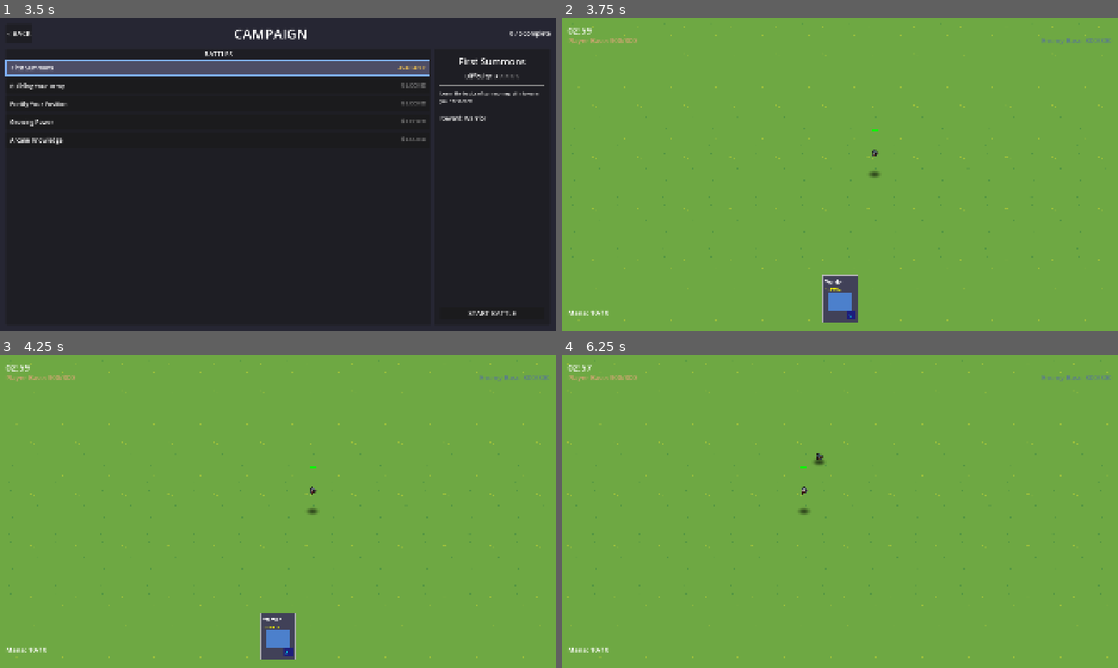
Above: before the commit, frames 1-4 (two rows, left to right).
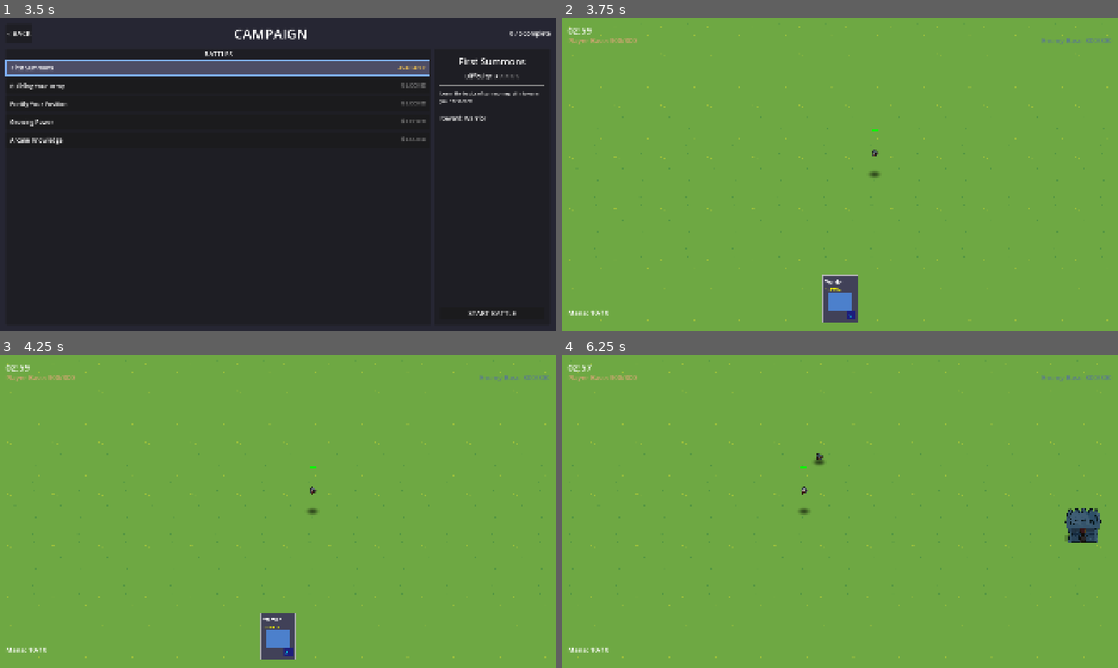
Above: after the commit, the same moments.

Repository: amari-charles/project-summoner
Game: Godot game, scene res://scenes/ui/main_menu.tscn
The game is run twice, just before and just after one commit, with the same random seed, the same clock (stepped at 60 frames per second) and the same inputs.
Inputs (mouse positions are in pixels of both pictures, inside the frame that each line leads up to):
- Up to frame 1 (3.5 s): click "PLAY" at 0.5 s; click "SELECT" at 1.25 s; click "CHOOSE WARRIOR" at 2 s; click (216, 68) at 2.75 s
- Up to frame 2 (3.75 s): click "START BATTLE" at 3.5 s
- Up to frame 3 (4.25 s): no input
- Up to frame 4 (6.25 s): tap Enter at 4.25 s; drag from (840, 636) to (895, 442) at 4.27 s; drag from (728, 527) to (812, 574) at 5.02 s; tap Space at 5.75 s; move the mouse to (895, 442) at 5.77 s; hold Right (ui_right) from 5.78 s (still down); tap 1 at 5.85 s

Frame 1 is identical in both runs. In frame 2, 0.6% of the frame differs, in the area x 1-99%, y 2-97%; in frame 3, 0.6%; in frame 4, 1.3%, in the area x 0-99%, y 2-97%.

Commit message:
Reduce battlefield width and remove camera fallback
- Reduce battlefield plane from 200x150 to 100x150
- Update spawn positions from ±80 to ±40 (bases closer together)
- Update texture tiling from 34x26 to 17x26
- Synchronize positions across campaign and test scenes
- Remove hardcoded Vector2(200,150) fallback in camera controller

This makes the battlefield more compact for faster-paced gameplay.

🤖 Generated with [Claude Code](https://claude.com/claude-code)

Co-Authored-By: Claude <noreply@anthropic.com>

Diff:
--- a/scenes/battlefield/base_battlefield_3d.tscn
+++ b/scenes/battlefield/base_battlefield_3d.tscn
@@ -7,12 +7,12 @@
 [sub_resource type="StandardMaterial3D" id="StandardMaterial3D_background"]
 albedo_texture = ExtResource("2_background")
 texture_filter = 0
-uv1_scale = Vector3(34, 26, 1)
+uv1_scale = Vector3(17, 26, 1)
 shading_mode = 0
 cull_mode = 2
 
 [sub_resource type="PlaneMesh" id="PlaneMesh_background"]
-size = Vector2(200, 150)
+size = Vector2(100, 150)
 
 [sub_resource type="Environment" id="Environment_1"]
 background_mode = 1
@@ -50,7 +50,7 @@
 [node name="EffectsLayer" type="Node3D" parent="."]
 
 [node name="PlayerSpawnMarker" type="Marker3D" parent="."]
-transform = Transform3D(1, 0, 0, 0, 1, 0, 0, 0, 1, -80, 0, -7.5)
+transform = Transform3D(1, 0, 0, 0, 1, 0, 0, 0, 1, -40, 0, -7.5)
 
 [node name="EnemySpawnMarker" type="Marker3D" parent="."]
-transform = Transform3D(1, 0, 0, 0, 1, 0, 0, 0, 1, 80, 0, -7.5)
+transform = Transform3D(1, 0, 0, 0, 1, 0, 0, 0, 1, 40, 0, -7.5)
--- a/scenes/battlefield/campaign_battle_3d.tscn
+++ b/scenes/battlefield/campaign_battle_3d.tscn
@@ -14,22 +14,22 @@
 [node name="BaseBattlefield3D" parent="." instance=ExtResource("1_battlefield")]
 
 [node name="PlayerSummoner" type="Node3D" parent="." groups=["player_summoners", "summoners"]]
-transform = Transform3D(1, 0, 0, 0, 1, 0, 0, 0, 1, -80, 1, 0)
+transform = Transform3D(1, 0, 0, 0, 1, 0, 0, 0, 1, -40, 1, 0)
 script = ExtResource("3_summoner")
 team = 0
 load_deck_from_profile = true
 
 [node name="EnemySummoner" type="Node3D" parent="." groups=["enemy_summoners", "summoners"]]
-transform = Transform3D(1, 0, 0, 0, 1, 0, 0, 0, 1, 80, 1, 0)
+transform = Transform3D(1, 0, 0, 0, 1, 0, 0, 0, 1, 40, 1, 0)
 script = ExtResource("3_summoner")
 team = 1
 load_enemy_deck_from_campaign = true
 
 [node name="PlayerBase3D" parent="." instance=ExtResource("4_player_base")]
-transform = Transform3D(1, 0, 0, 0, 1, 0, 0, 0, 1, -80, 0, -7.5)
+transform = Transform3D(1, 0, 0, 0, 1, 0, 0, 0, 1, -40, 0, -7.5)
 
 [node name="EnemyBase3D" parent="." instance=ExtResource("5_enemy_base")]
-transform = Transform3D(1, 0, 0, 0, 1, 0, 0, 0, 1, 80, 0, -7.5)
+transform = Transform3D(1, 0, 0, 0, 1, 0, 0, 0, 1, 40, 0, -7.5)
 
 [node name="UI" type="CanvasLayer" parent="."]
 
--- a/scenes/battlefield/test_battle_vfx.tscn
+++ b/scenes/battlefield/test_battle_vfx.tscn
@@ -15,19 +15,19 @@
 transform = Transform3D(1, 0, 0, 0, 1, 0, 0, 0, 1, -0.06825256, -0.03768921, -0.051563263)
 
 [node name="PlayerSummoner" type="Node3D" parent="." groups=["player_summoners", "summoners"]]
-transform = Transform3D(1, 0, 0, 0, 1, 0, 0, 0, 1, -80, 1, 0)
+transform = Transform3D(1, 0, 0, 0, 1, 0, 0, 0, 1, -40, 1, 0)
 script = ExtResource("3_summoner")
 
 [node name="EnemySummoner" type="Node3D" parent="." groups=["enemy_summoners", "summoners"]]
-transform = Transform3D(1, 0, 0, 0, 1, 0, 0, 0, 1, 80, 1, 0)
+transform = Transform3D(1, 0, 0, 0, 1, 0, 0, 0, 1, 40, 1, 0)
 script = ExtResource("3_summoner")
 team = 1
 
 [node name="PlayerBase3D" parent="." instance=ExtResource("4_player_base")]
-transform = Transform3D(1, 0, 0, 0, 1, 0, 0, 0, 1, -80, 0, -7.5)
+transform = Transform3D(1, 0, 0, 0, 1, 0, 0, 0, 1, -40, 0, -7.5)
 
 [node name="EnemyBase3D" parent="." instance=ExtResource("5_enemy_base")]
-transform = Transform3D(1, 0, 0, 0, 1, 0, 0, 0, 1, 80, 0, -7.5)
+transform = Transform3D(1, 0, 0, 0, 1, 0, 0, 0, 1, 40, 0, -7.5)
 
 [node name="UI" type="CanvasLayer" parent="."]
 
--- a/scripts/battlefield/base_battlefield_3d.gd
+++ b/scripts/battlefield/base_battlefield_3d.gd
@@ -22,8 +22,8 @@
 ## For 6-unit tall sprite with 35° camera: -7.5 units
 ##
 ## TODO: Calculate this dynamically based on sprite height and camera angle
-@export var player_spawn_position: Vector3 = Vector3(-80, 0, -7.5)
-@export var enemy_spawn_position: Vector3 = Vector3(80, 0, -7.5)
+@export var player_spawn_position: Vector3 = Vector3(-40, 0, -7.5)
+@export var enemy_spawn_position: Vector3 = Vector3(40, 0, -7.5)
 
 @onready var world_environment: WorldEnvironment = $WorldEnvironment
 @onready var camera: Camera3D = $Camera3D
--- a/scripts/battlefield/camera_controller_3d.gd
+++ b/scripts/battlefield/camera_controller_3d.gd
@@ -56,7 +56,7 @@
 		push_error("CameraController: Could not find Background mesh to calculate bounds")
 		return
 
-	var ground_size: Vector2 = ground_mesh.mesh.size if ground_mesh.mesh is PlaneMesh else Vector2(200, 150)
+	var ground_size: Vector2 = ground_mesh.mesh.size
 
 	# The "viewport" is the game window. We need its dimensions to calculate the aspect ratio
 	# Aspect ratio = width/height (e.g., 1920/1080 = 1.78 for widescreen)
